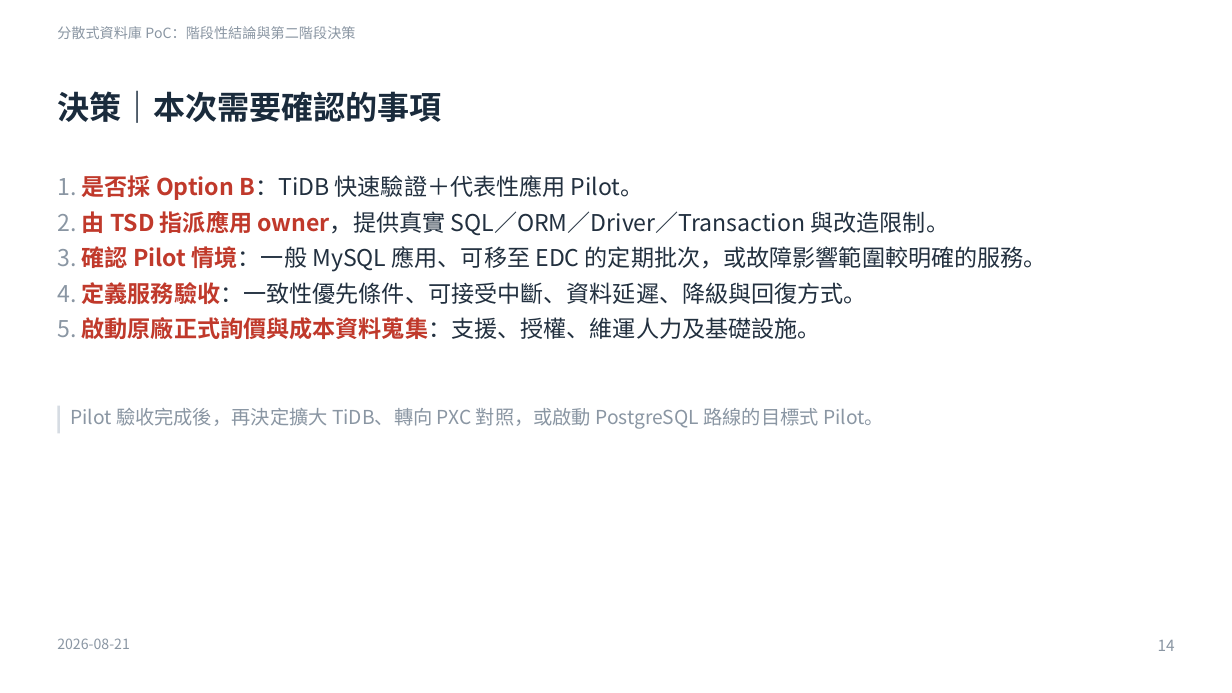
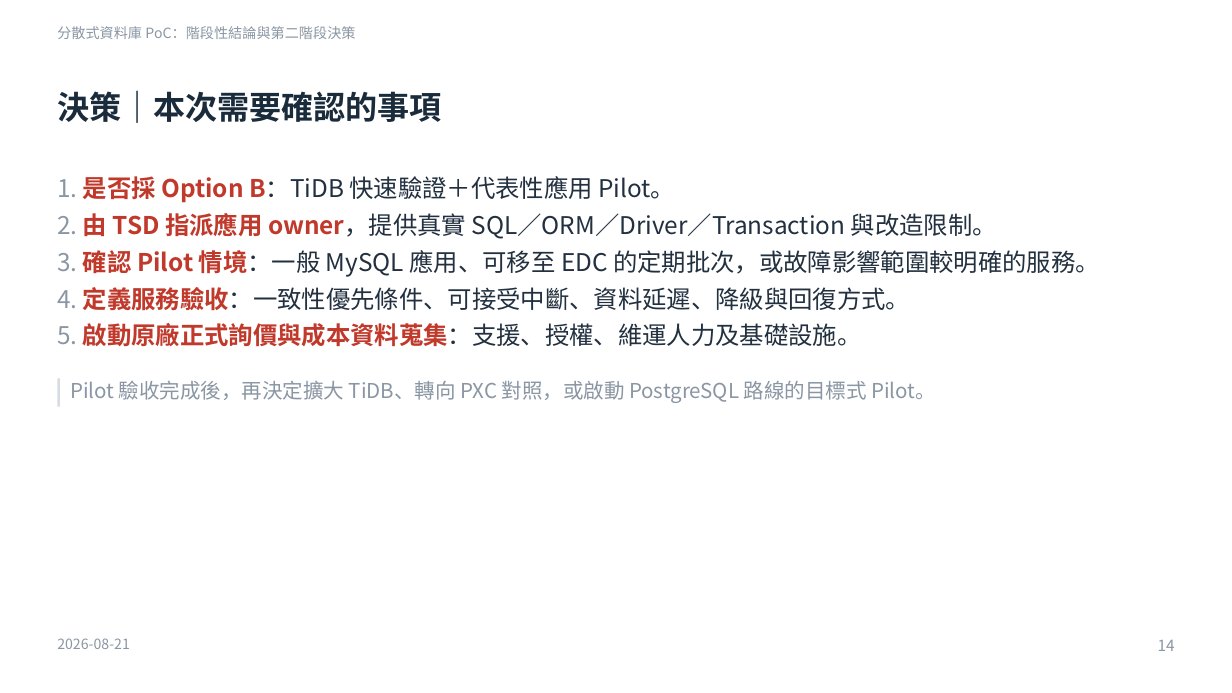
Before and after one commit to heavenruler/dba_career, a slide deck: slide 14 of poc/1_MeetingMinutes/0821_slide.pptx. Drawn at 1232x693 pixels with LibreOffice and Linux fonts; fonts in the diff are those of the drawing. Boxes give left, top, right and bottom in pixels: in the first picture for what was removed or moved away, otherwise in the second. Text is boxed around its words. In the diff, an @@ line names an element or a change of style, - is before the commit and + after.

```diff
--- a/poc/1_MeetingMinutes/0821_slide.pptx
+++ b/poc/1_MeetingMinutes/0821_slide.pptx
@@ text "1. 是否採 Option B：TiDB 快速驗證＋代表性應用 ..." at box(57, 176, 1100, 346): size 18 to 19 pt @@
@@ rectangle: place and size @@
-rectangle at box(57, 406, 60, 433)
+rectangle at box(57, 379, 60, 408)
@@ text "Pilot 驗收完成後，再決定擴大 TiDB、轉向 PXC 對照，或啟動 ...": place and size @@
-text "Pilot 驗收完成後，再決定擴大 TiDB、轉向 PXC 對照，或啟動 ..." at box(70, 408, 884, 429)
+text "Pilot 驗收完成後，再決定擴大 TiDB、轉向 PXC 對照，或啟動 ..." at box(70, 381, 936, 403)
@@ text "Pilot 驗收完成後，再決定擴大 TiDB、轉向 PXC 對照，或啟動 ..." at box(70, 381, 936, 403): size 15 to 16 pt @@
```
Also in this commit, not shown: 16 other slides changed, 1 other file.
